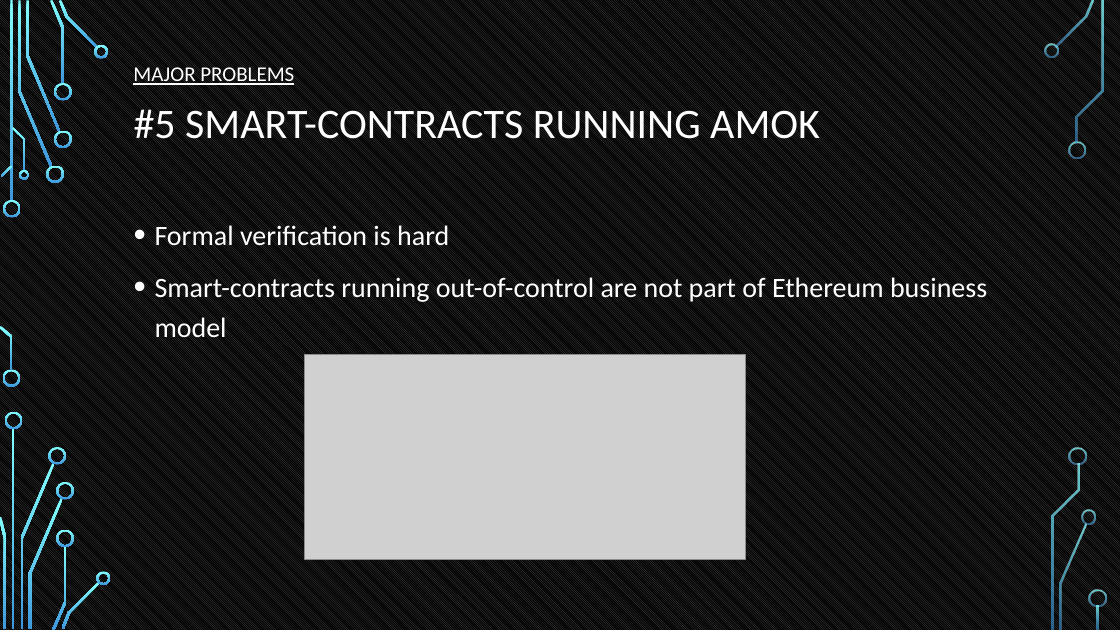
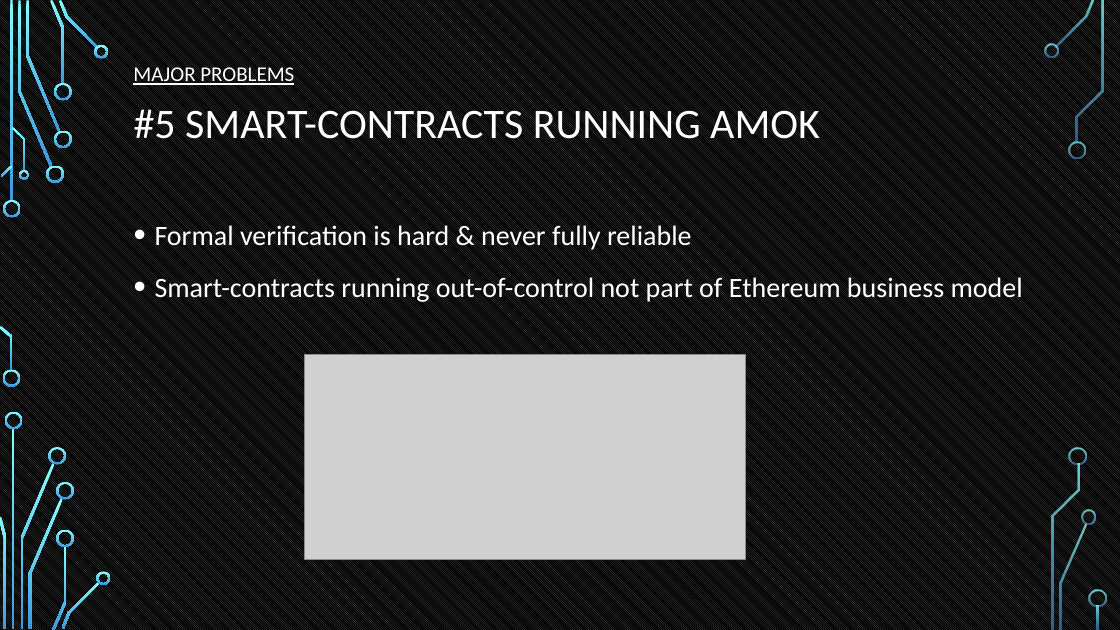
Before and after one commit to tokenika/tokenika.github.io, a slide deck: slide 15 of WarsawBlock.pptx. Drawn at 1120x630 pixels with LibreOffice and Linux fonts; fonts in the diff are those of the drawing; grey boxes stand for pictures; background and template pictures are left out. Boxes give left, top, right and bottom in pixels: in the first picture for what was removed or moved away, otherwise in the second. Text is boxed around its words. In the diff, an @@ line names an element or a change of style, - is before the commit and + after.

```diff
--- a/WarsawBlock.pptx
+++ b/WarsawBlock.pptx
@@ text at [155,225,1023,302]: text changed @@
-• Formal verification is hard
-• Smart-contracts running out-of-control are not part of Ethereum business model
+• Formal verification is hard & never fully reliable
+• Smart-contracts running out-of-control not part of Ethereum business model
```
Also in this commit, not shown: 15 other slides changed, 1 slide added, 3 other files.
